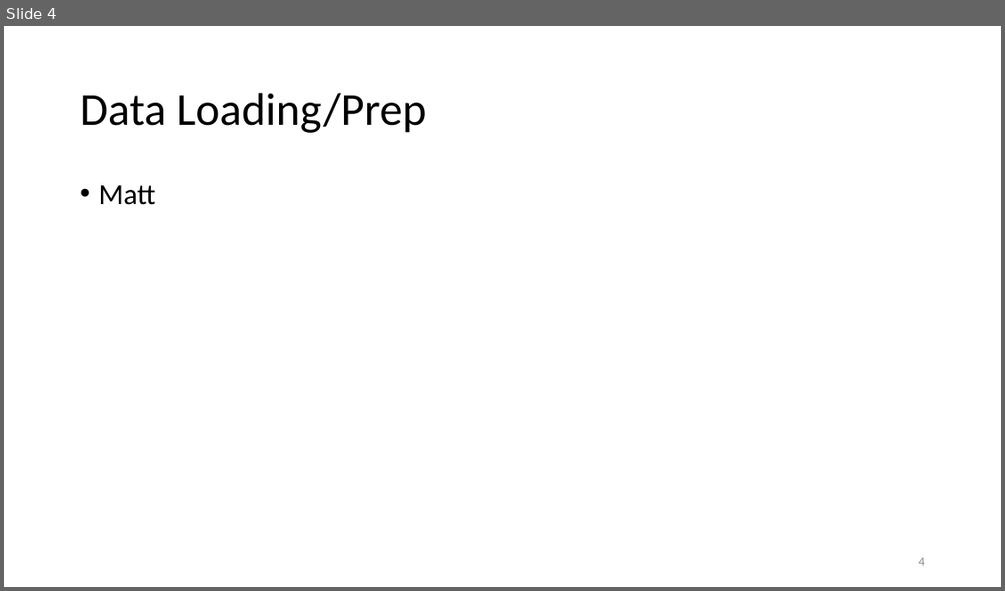
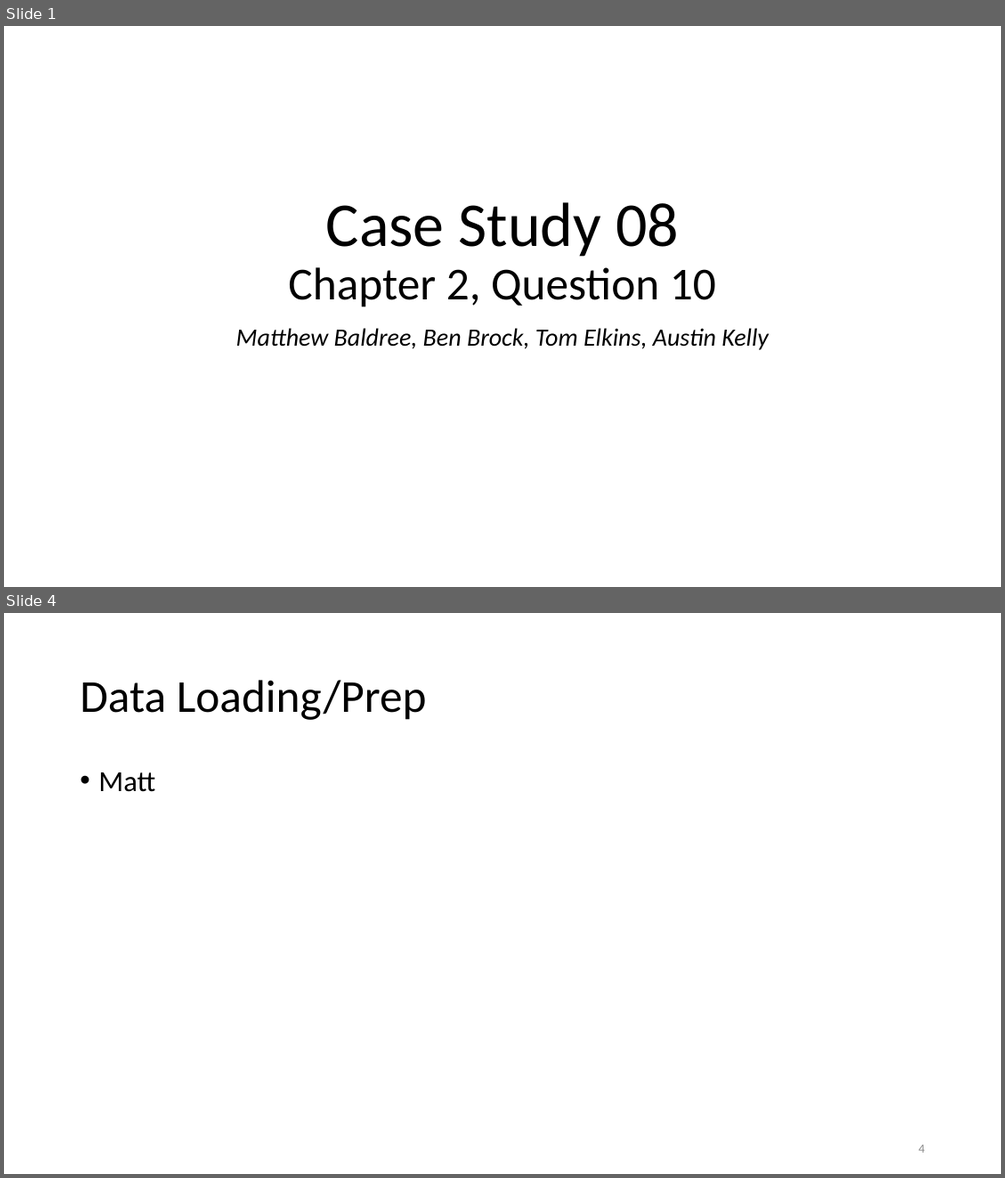
Before and after one commit to elkinst65/QTW_08, a slide deck: infographic.pptx. Shown one above the other, each under a label of ours: slide 4 before the commit, slides 1 and 4 after it; the slides between them are not shown. The pictures are 1005x591 and 1005x1178 pixels, drawn with LibreOffice and Linux fonts; fonts in the diff are those of the drawing; background and template pictures are left out. Boxes give left, top, right and bottom in pixels: in the first picture for what was removed or moved away, otherwise in the second. Text is boxed around its words. In the diff, an @@ line names an element or a change of style, - is before the commit and + after.

Commit message:
Added title page, abstract and started on background.
More to come

```diff
--- a/infographic.pptx
+++ b/infographic.pptx
@@ slide 1 added at box(4, 26, 1001, 587), background picture (left out) @@
@@ title added at box(288, 202, 716, 307), 44 pt, text #000000 @@
+Case Study 08
+Chapter 2, Question 10
@@ subtitle added at box(236, 328, 769, 350), 24 pt, text #000000, italic @@
+Matthew Baldree, Ben Brock, Tom Elkins, Austin Kelly
```
Also in this commit, not shown: 1 slide changed, 1 other slide added, 2 slides removed.
